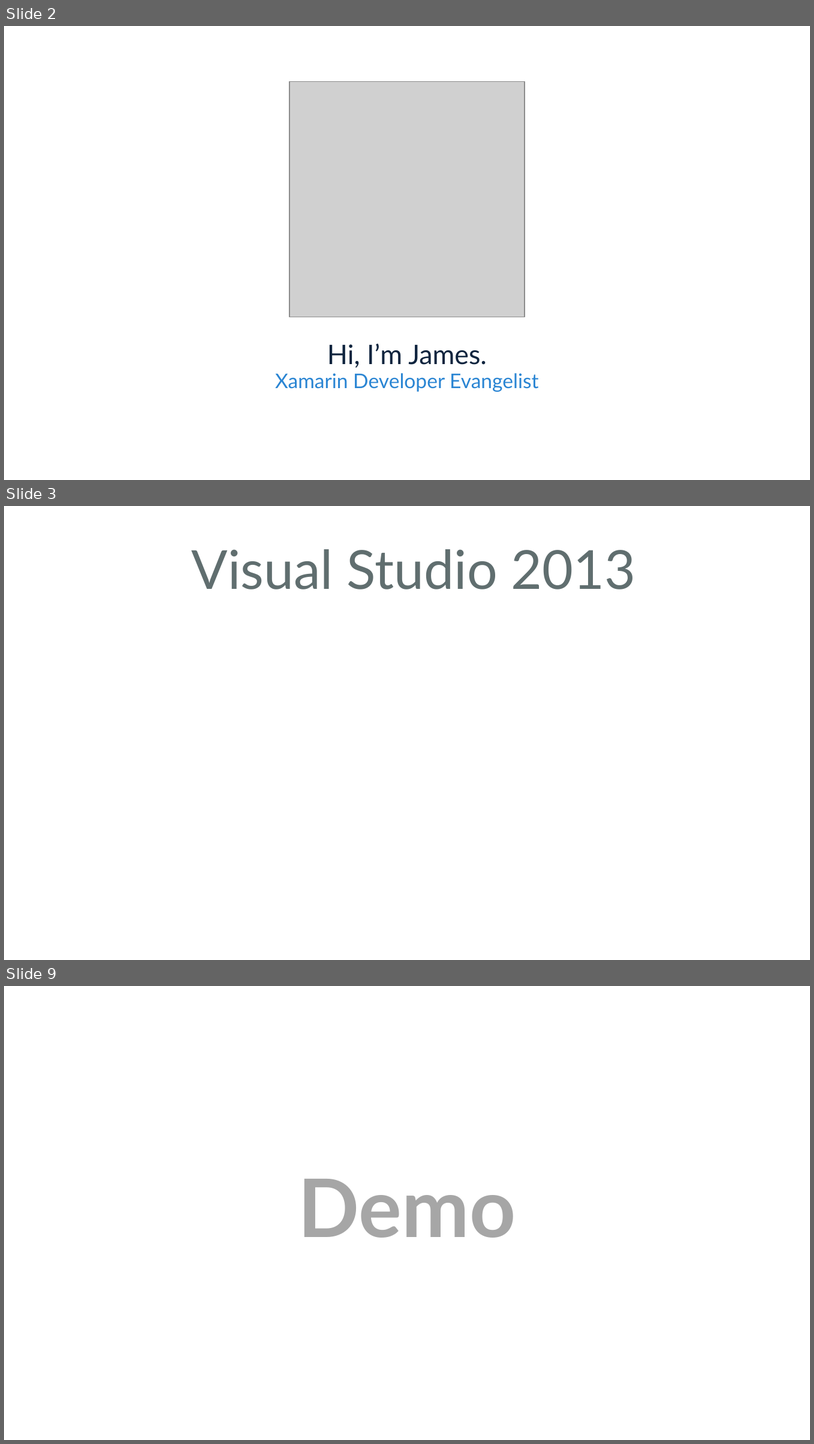
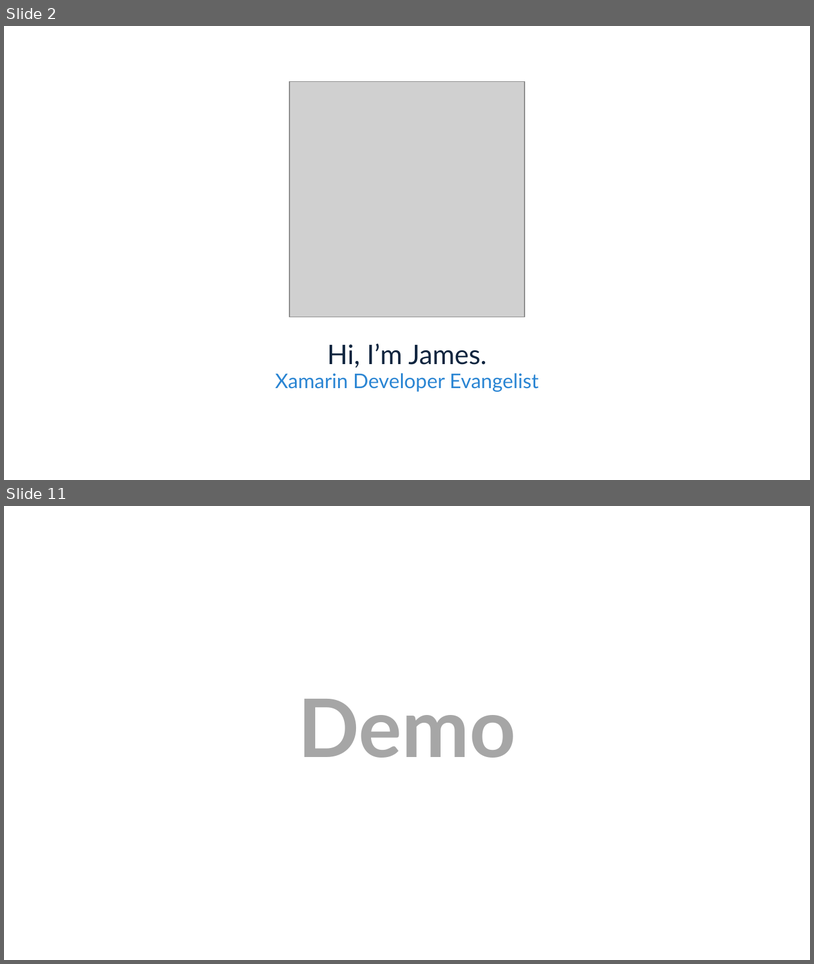
Before and after one commit to jamesmontemagno/PlanetXamarin, a slide deck: PCLinVS.ppt. Shown one above the other, each under a label of ours: slides 2, 3 and 9 before the commit, slides 2 and 11 after it; the slides between them are not shown. The pictures are 814x1444 and 814x964 pixels, drawn with LibreOffice and Linux fonts; fonts in the diff are those of the drawing; grey boxes stand for pictures; background and template pictures are left out. Boxes give left, top, right and bottom in pixels: in the first picture for what was removed or moved away, otherwise in the second. Text is boxed around its words. In the diff, an @@ line names an element or a change of style, - is before the commit and + after.

```diff
--- a/PCLinVS.ppt
+++ b/PCLinVS.ppt
@@ slide 3 removed at [4, 506, 810, 960], background #FFFFFF @@
@@ text removed at [191, 549, 636, 589] @@
-Visual Studio 2013
@@ what was slide 9 is now slide 11 @@
```
Also in this commit, not shown: 2 slides changed, 6 slides added, 3 other slides removed.
